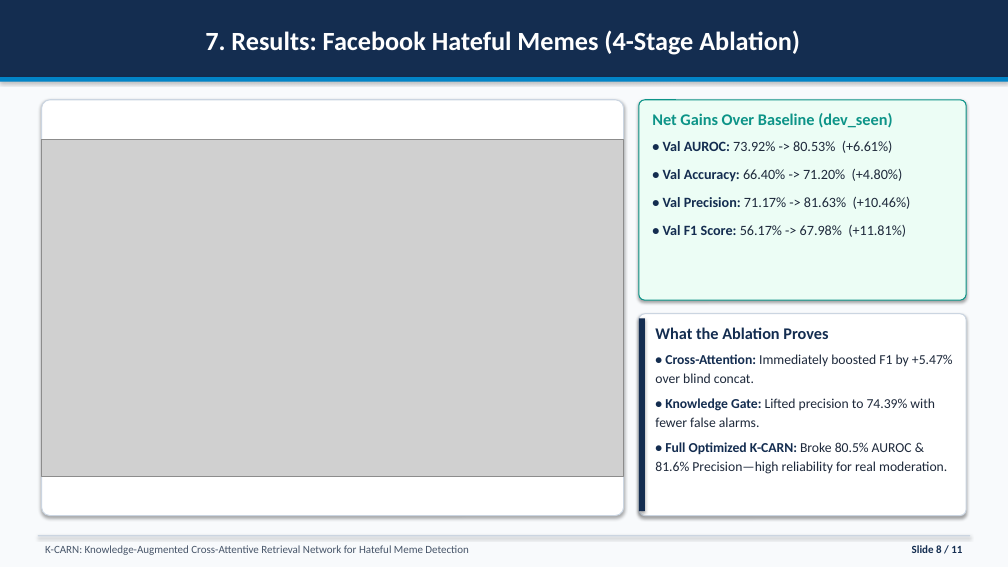
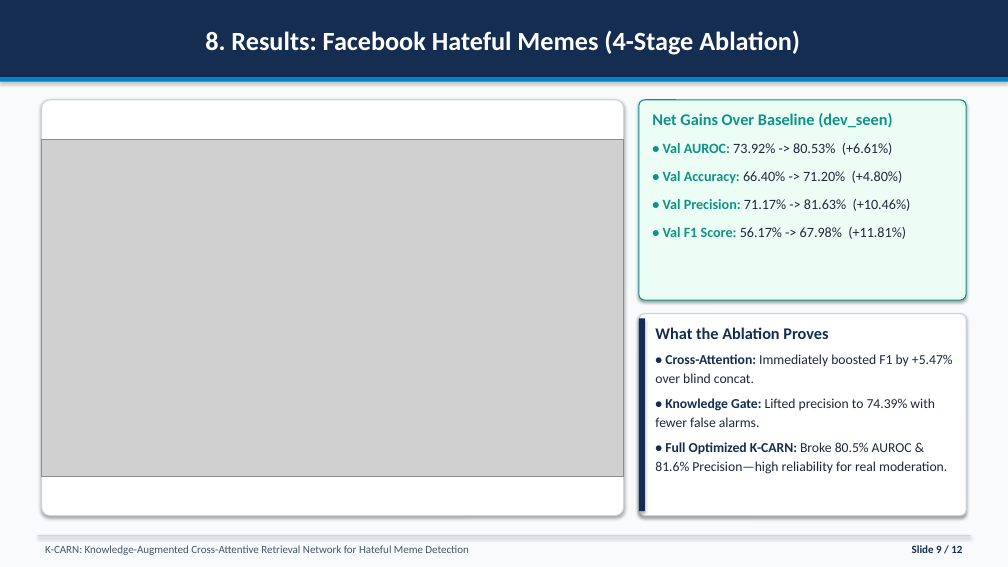
Before and after one commit to ESHANT05/rm_project, a slide deck: slide 9 of RGCL_Paper_Presentation.pptx (slide 8 before the commit). Drawn at 1008x567 pixels with LibreOffice and Linux fonts; fonts in the diff are those of the drawing; grey boxes stand for pictures. Boxes give left, top, right and bottom in pixels: in the first picture for what was removed or moved away, otherwise in the second. Text is boxed around its words. In the diff, an @@ line names an element or a change of style, - is before the commit and + after.

Commit message:
Add baseline workflow revision slides with light red theme and full OCR dashboard

```diff
--- a/RGCL_Paper_Presentation.pptx
+++ b/RGCL_Paper_Presentation.pptx
@@ title at [205,30,800,55]: text changed @@
-7. Results: Facebook Hateful Memes (4-Stage Ablation)
+8. Results: Facebook Hateful Memes (4-Stage Ablation)
@@ text "Net Gains Over Baseline (dev_seen)" at [652,113,911,239]: text colour #142D50 to #0D9488 in "• Val AUROC:", "• Val Accuracy:", "• Val Precision:", "• Val F1 Score:"; more space between paragraphs @@
@@ text at [912,545,962,553]: text changed @@
-Slide 8 / 11
+Slide 9 / 12
```
Also in this commit, not shown: 8 other slides changed, 2 slides added, 1 slide removed, 5 other files.
